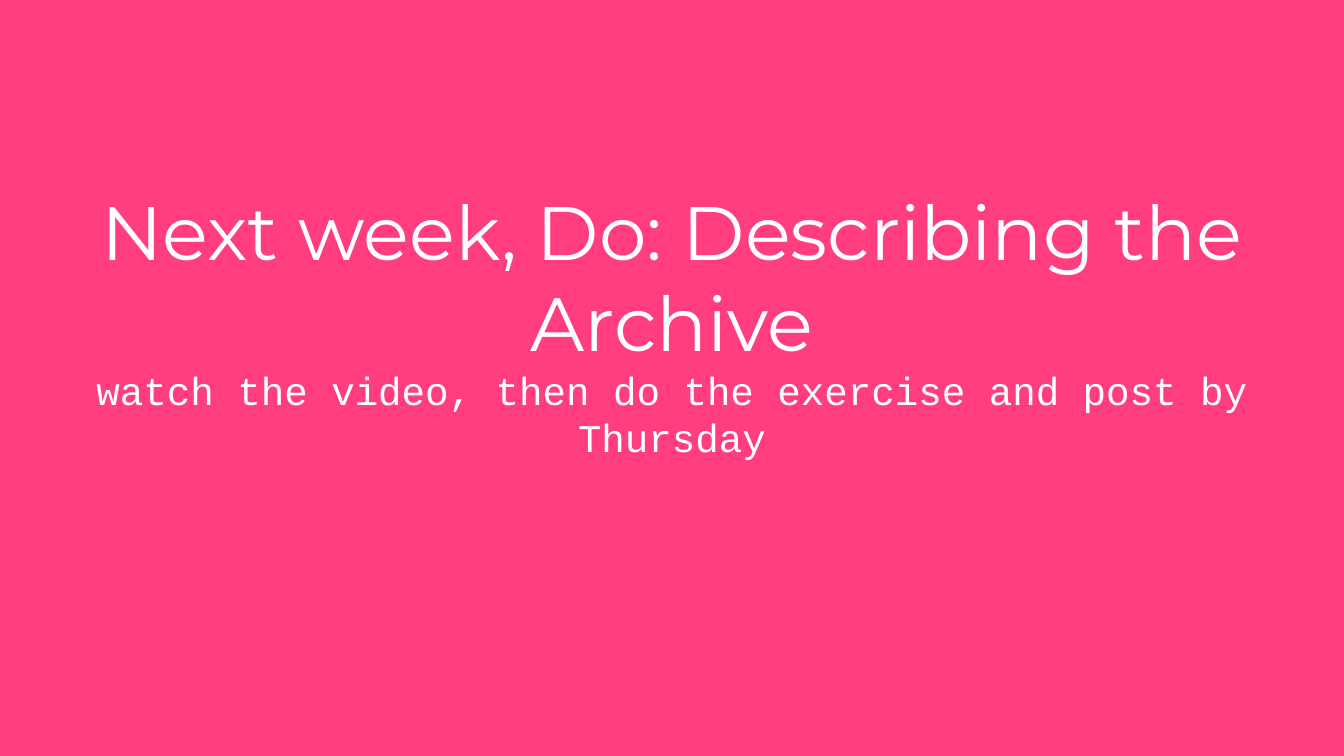
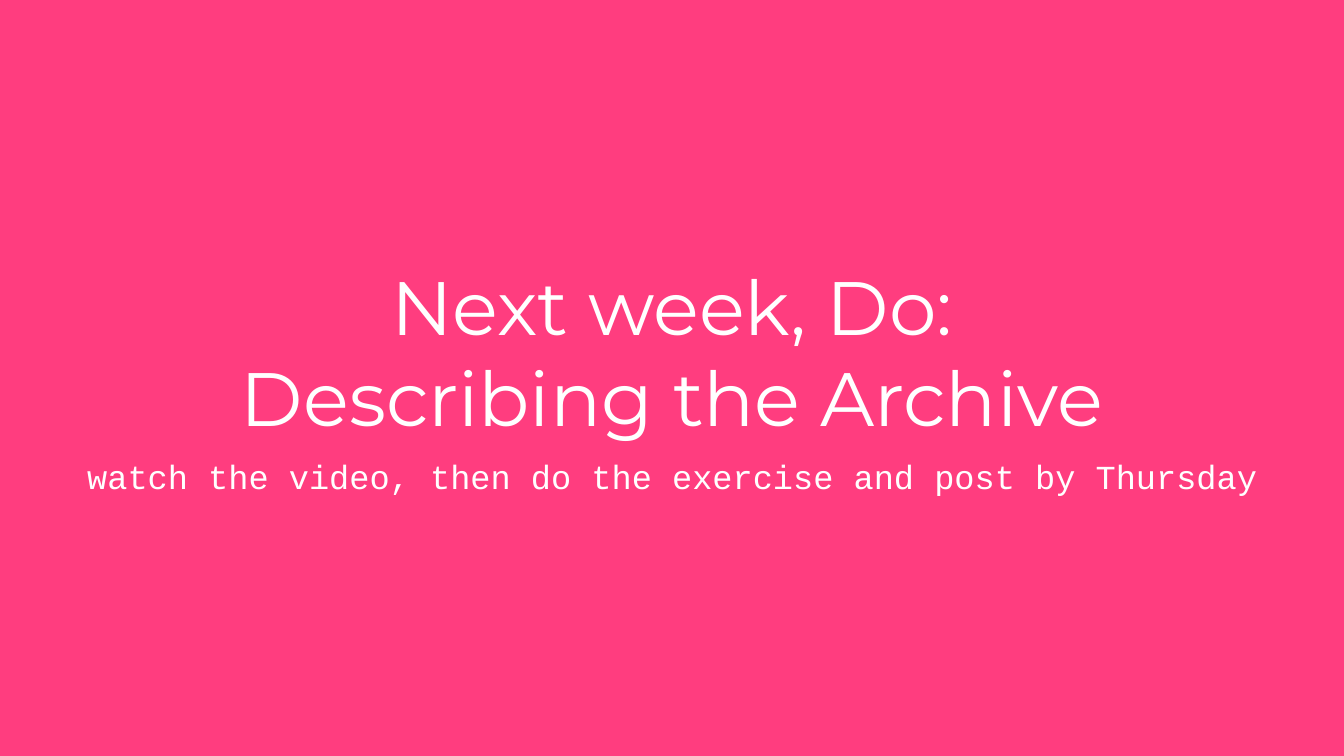
Before and after one commit to AMSUCF/HumanitiesAI, a slide deck: slide 25 of undergrad/slides/modulefive.pptx. Drawn at 1344x756 pixels with LibreOffice and Linux fonts; fonts in the diff are those of the drawing. Boxes give left, top, right and bottom in pixels: in the first picture for what was removed or moved away, otherwise in the second. Text is boxed around its words. In the diff, an @@ line names an element or a change of style, - is before the commit and + after.

```diff
--- a/undergrad/slides/modulefive.pptx
+++ b/undergrad/slides/modulefive.pptx
@@ text "Next week, Do: Describing the ...": place and size @@
-text "Next week, Do: Describing the ..." at (96,204,1247,460)
+text "Next week, Do: Describing the ..." at (87,279,1257,496)
@@ text at (87,464,1257,496): size 28 to 24 pt in "watch the video, then do the exercise ..."; more space between paragraphs @@
```
Also in this commit, not shown: 22 other slides changed, 10 other files.
